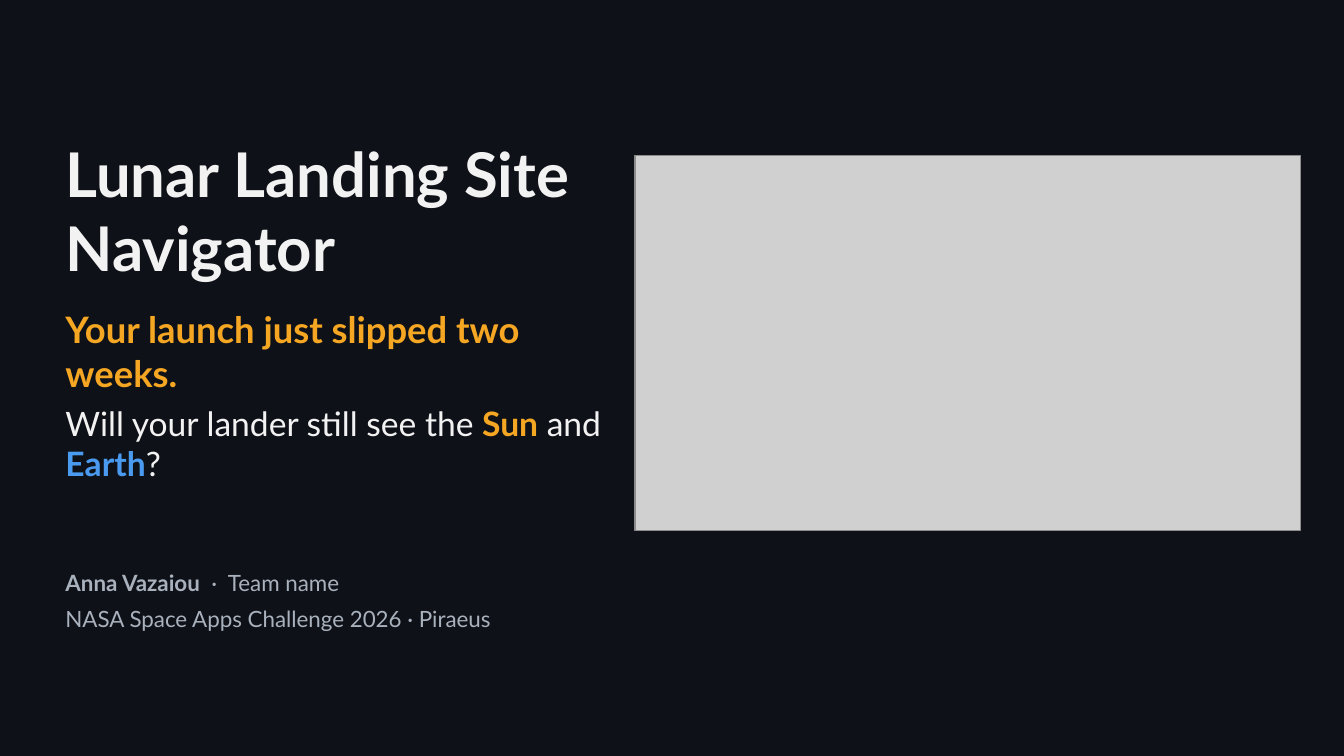
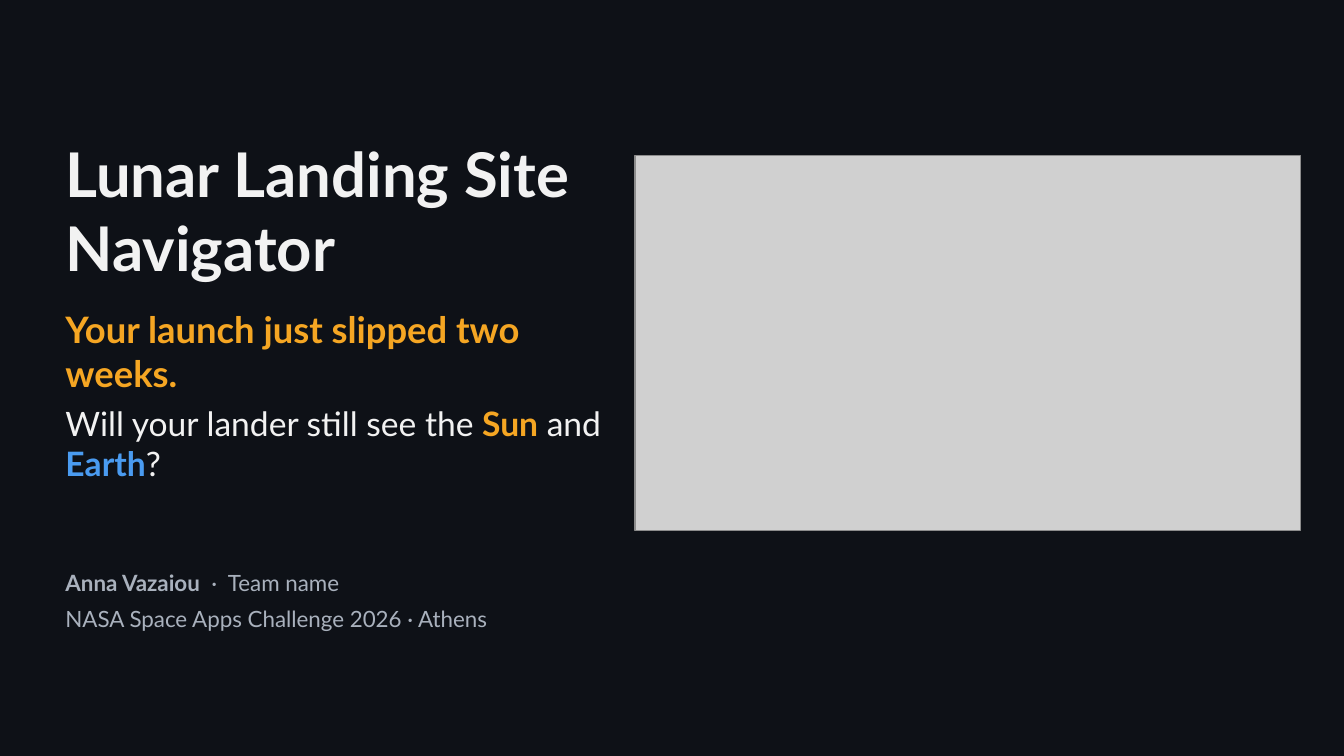
Before and after one commit to anna-vaz/lunar-landing-site-navigator, a slide deck: slide 1 of pitch/Lunar_Landing_Site_Navigator.pptx. Drawn at 1344x756 pixels with LibreOffice and Linux fonts; fonts in the diff are those of the drawing; grey boxes stand for pictures. Boxes give left, top, right and bottom in pixels: in the first picture for what was removed or moved away, otherwise in the second. Text is boxed around its words. In the diff, an @@ line names an element or a change of style, - is before the commit and + after.

Commit message:
Event moved: NASA Space Apps 2026 Athens (Libre Space Foundation) instead of Piraeus

```diff
--- a/pitch/Lunar_Landing_Site_Navigator.pptx
+++ b/pitch/Lunar_Landing_Site_Navigator.pptx
@@ text at bbox=[65, 610, 487, 631]: text changed @@
-NASA Space Apps Challenge 2026 · Piraeus
+NASA Space Apps Challenge 2026 · Athens
```
Also in this commit, not shown: 4 other slides changed, 9 other files.
